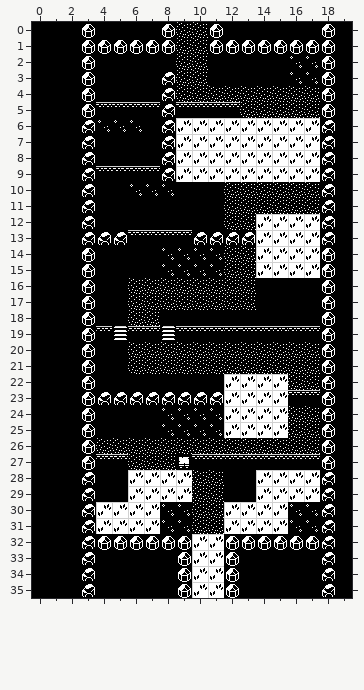
An edit to a level. Tiled map, Tiled/Level2.tmx. This is how it looked before the edit.
Cells are 16x16 px. Shown: x 0..19, y 0..35. Tiles whose own drawing changed are shown in their newer look in all pictures.
The same view after the edit:
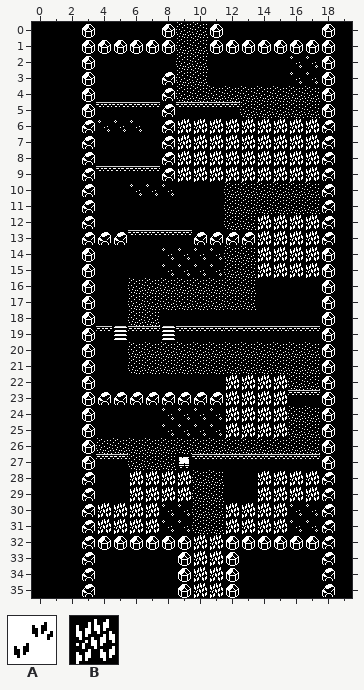
Key: from "Tileset_16x16": A 37, B 127.
_ is an empty cell.
Diff:
{"where": "layer \"Tile Layer 1\""}
{"y":6,"x":9,"old":"AAAAAAAAA","new":"BBBBBBBBB"}
{"y":7,"x":9,"old":"AAAAAAAAA","new":"BBBBBBBBB"}
{"y":8,"x":9,"old":"AAAAAAAAA","new":"BBBBBBBBB"}
{"y":9,"x":9,"old":"AAAAAAAAA","new":"BBBBBBBBB"}
{"y":12,"x":14,"old":"AAAA","new":"BBBB"}
{"y":13,"x":14,"old":"AAAA","new":"BBBB"}
{"y":14,"x":14,"old":"AAAA","new":"BBBB"}
{"y":15,"x":14,"old":"AAAA","new":"BBBB"}
{"y":22,"x":12,"old":"AAAA","new":"BBBB"}
{"y":23,"x":12,"old":"AAAA","new":"BBBB"}
{"y":24,"x":12,"old":"AAAA","new":"BBBB"}
{"y":25,"x":12,"old":"AAAA","new":"BBBB"}
{"y":28,"x":6,"old":"AAAA","new":"BBBB"}
{"y":28,"x":14,"old":"AAAA","new":"BBBB"}
{"y":29,"x":6,"old":"AAAA","new":"BBBB"}
{"y":29,"x":14,"old":"AAAA","new":"BBBB"}
{"y":30,"x":4,"old":"AAAA","new":"BBBB"}
{"y":30,"x":12,"old":"AAAA","new":"BBBB"}
{"y":31,"x":4,"old":"AAAA","new":"BBBB"}
{"y":31,"x":12,"old":"AAAA","new":"BBBB"}
{"y":32,"x":10,"old":"AA","new":"BB"}
{"y":33,"x":10,"old":"AA","new":"BB"}
{"y":34,"x":10,"old":"AA","new":"BB"}
{"y":35,"x":10,"old":"AA","new":"BB"}
{"label":"changed","picture_box":[176,118,320,182]}
{"label":"changed","picture_box":[256,214,320,278]}
{"label":"changed","picture_box":[224,374,288,438]}
{"label":"changed","picture_box":[96,470,192,534]}
{"label":"changed","picture_box":[192,470,320,598]}
